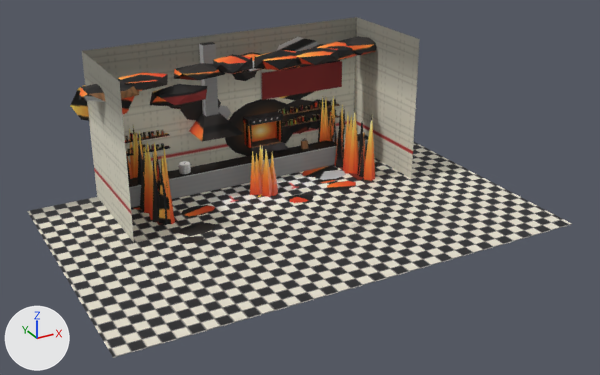
A saved change to the glTF model public/assets/stages/kitchen.glb.
The view is the same before and after, from a 50 mm camera at (-14.8, -30.4, 15.0) aimed at (-0.1, -3.6, 1.6). Lighting does not change. The marker at lower left points along +X, +Y and +Z. The picture after the commit comes second. Vertices at exactly the same position are counted once.

Before the edit, the objects in view are built like this:
```python
ob_fx_flare = bpy.data.objects.new('fx_flare', me_fx_flare)
ob_fx_flare.location = (0.0, 0.0, 0.0)
ob_prop_knives = bpy.data.objects.new('prop_knives', me_prop_knives)
ob_prop_knives.location = (3.0, 1.6, 0.95)
ob_prop_pot = bpy.data.objects.new('prop_pot', me_prop_pot)
ob_prop_pot.location = (-3.0, 1.6, 0.95)
ob_seg_grease = bpy.data.objects.new('seg_grease', me_seg_grease)
ob_seg_grease.location = (0.0, 0.0, 0.0)
ob_seg_oven = bpy.data.objects.new('seg_oven', me_seg_oven)
ob_seg_oven.location = (0.0, 0.0, 0.0)
ob_seg_prep = bpy.data.objects.new('seg_prep', me_seg_prep)
ob_seg_prep.location = (0.0, 0.0, 0.0)
ob_set = bpy.data.objects.new('set', me_set)
ob_set.location = (0.0, 0.0, 0.0)
```
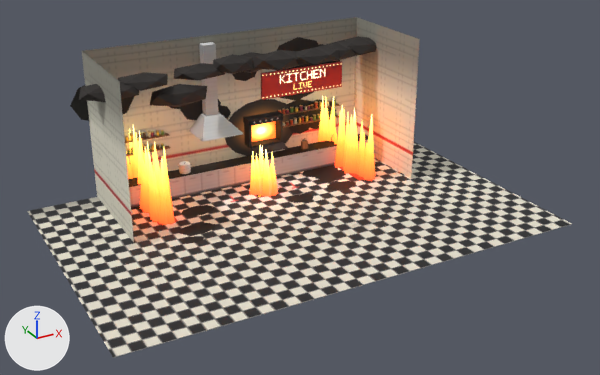
Boxes (x1, y1, x2, y2) around the edits, measured in the pictures (600 x 375 px):
'set', surface changed (grey to beige): (76, 29, 572, 358) in both
'seg_grease', surface changed: (79, 36, 377, 225) in both
'seg_oven', surface changed: (70, 37, 368, 244) in both
'seg_prep', surface changed: (125, 61, 342, 156) in both
'fx_flare', surface changed (lighter): (250, 145, 278, 197) in both
'prop_pot', surface changed: (178, 161, 191, 174) in both
'prop_knives', surface changed: (301, 138, 308, 149) in both
part 2 of me_seg_oven, surface changed: (70, 37, 356, 244) in both
part 3 of me_seg_prep, surface changed: (125, 62, 342, 156) in both
part 4 of me_set, surface changed: (129, 42, 368, 208) in both

The change, as a diff of the scene's bpy script:
```diff
--- a/public/assets/stages/kitchen.glb.py
+++ b/public/assets/stages/kitchen.glb.py
@@ mat_props @@
 n0 = _N.new('ShaderNodeBsdfPrincipled'); n0.name = 'Principled BSDF'
 n0.inputs[2].default_value = 0.4  # 'Roughness'
+n0.inputs[28].default_value = 4.0  # 'Emission Strength'
 n1 = _N.new('ShaderNodeOutputMaterial'); n1.name = 'Material Output'
+n4 = _N.new('ShaderNodeTexImage'); n4.name = 'Image Texture'
+n4.image = img_stage_kitchen_props_glow
 n2 = _N.new('ShaderNodeMix'); n2.name = 'Mix'
@@ mat_props @@
 n3 = _N.new('ShaderNodeVertexColor'); n3.name = 'Color Attribute'
-n4 = _N.new('ShaderNodeTexImage'); n4.name = 'Image Texture'
-n4.image = img_stage_kitchen_props
+n5 = _N.new('ShaderNodeTexImage'); n5.name = 'Image Texture.001'
+n5.image = img_stage_kitchen_props
 _L.new(n0.outputs[0], n1.inputs[0])  # 'BSDF' to 'Surface'
@@ mat_props @@
 _L.new(n3.outputs[0], n2.inputs[7])  # 'Color' to 'B'
-_L.new(n4.outputs[0], n2.inputs[6])  # 'Color' to 'A'
+_L.new(n4.outputs[0], n0.inputs[27])  # 'Color' to 'Emission Color'
+_L.new(n5.outputs[0], n2.inputs[6])  # 'Color' to 'A'
@@ mat_set @@
 n0 = _N.new('ShaderNodeBsdfPrincipled'); n0.name = 'Principled BSDF'
 n0.inputs[2].default_value = 0.75  # 'Roughness'
+n0.inputs[28].default_value = 3.0  # 'Emission Strength'
 n1 = _N.new('ShaderNodeOutputMaterial'); n1.name = 'Material Output'
+n4 = _N.new('ShaderNodeTexImage'); n4.name = 'Image Texture'
+n4.image = img_stage_kitchen_set_glow
 n2 = _N.new('ShaderNodeMix'); n2.name = 'Mix'
@@ mat_set @@
 n3 = _N.new('ShaderNodeVertexColor'); n3.name = 'Color Attribute'
-n4 = _N.new('ShaderNodeTexImage'); n4.name = 'Image Texture'
-n4.image = img_stage_kitchen_set
+n5 = _N.new('ShaderNodeTexImage'); n5.name = 'Image Texture.001'
+n5.image = img_stage_kitchen_set
 _L.new(n0.outputs[0], n1.inputs[0])  # 'BSDF' to 'Surface'
@@ mat_set @@
 _L.new(n3.outputs[0], n2.inputs[7])  # 'Color' to 'B'
-_L.new(n4.outputs[0], n2.inputs[6])  # 'Color' to 'A'
+_L.new(n4.outputs[0], n0.inputs[27])  # 'Color' to 'Emission Color'
+_L.new(n5.outputs[0], n2.inputs[6])  # 'Color' to 'A'
@@ me_seg_grease @@
 me_seg_grease.from_pydata(...)  # 824 vertices, 1316 faces; spans x -7.41..7.1, y -1.28..3.16, z -0.02..5.96
+# me_seg_grease part 1: texture (UV) coordinates of 1138 of 1316 faces, centred in x -7.26..6.96, y -1.1..3.03, z -0.01..5.8, changed; they spanned u 0.01..0.99, v 0.01..0.97 and now span u 0.01..0.99, v 0.01..0.99
 me_seg_grease.materials.append(mat_set)
@@ me_seg_oven @@
 me_seg_oven.from_pydata(...)  # 250 vertices, 230 faces; spans x -7.32..6.5, y -3.14..3.0, z 0.0..5.92
+# me_seg_oven part 2: texture (UV) coordinates of 206 of 230 faces, centred in x -7.05..5.53, y -3.08..3.0, z 0.0..5.73, changed; they spanned u 0.01..0.98, v 0.01..0.9 and now span u 0.01..0.96, v 0.01..0.98
 me_seg_oven.materials.append(mat_set)
@@ me_seg_prep @@
 me_seg_prep.from_pydata(...)  # 1264 vertices, 2100 faces; spans x -5.6..5.75, y 2.73..2.99, z 1.73..4.47
+# me_seg_prep part 3: texture (UV) coordinates of 2092 of 2100 faces, centred in x -5.6..5.75, y 2.73..2.99, z 1.73..4.06, changed; they spanned u 0.01..0.99, v 0.01..0.98 and now span u 0.01..0.98, v 0.01..0.99
 me_seg_prep.materials.append(mat_set)
@@ me_set @@
-me_set.from_pydata(...)  # 80 vertices, 112 faces; spans x -9.6..9.6, y -9.0..3.0, z 0.0..6.5
+me_set.from_pydata(...)  # 88 vertices, 124 faces; spans x -9.6..9.6, y -9.0..3.0, z 0.0..6.5
+# me_set part 4: 92 kept faces spanning x -6.6..6.6, y 1.2..3.0, z 0.0..6.2 get new texture (UV) coordinates
+# edits to the shape of me_set do not show in these pictures
 me_set.materials.append(mat_set)
```
